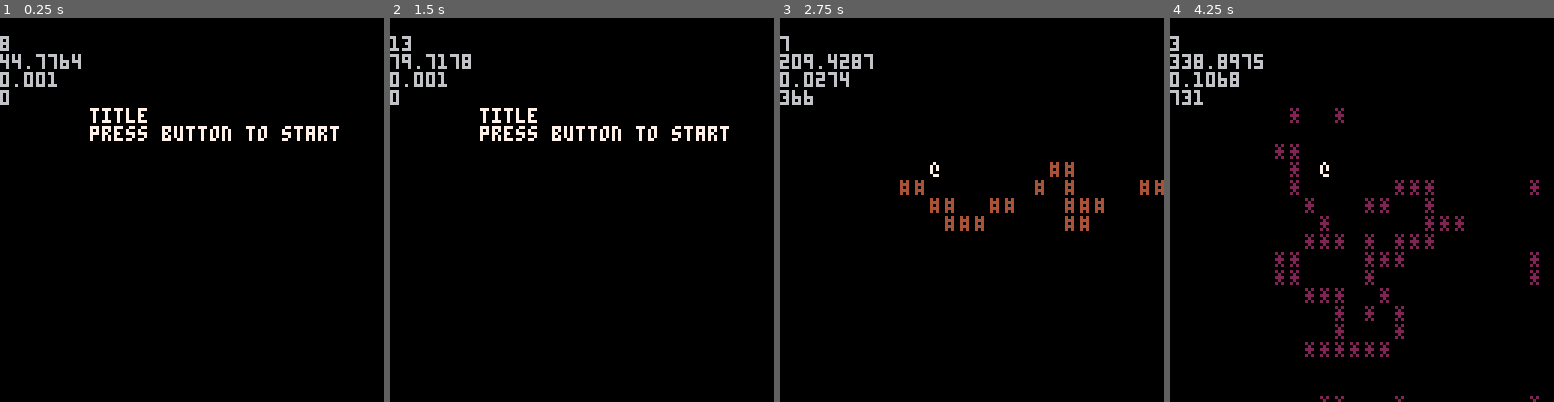
Above: before the commit, frames 1-4 (left to right).
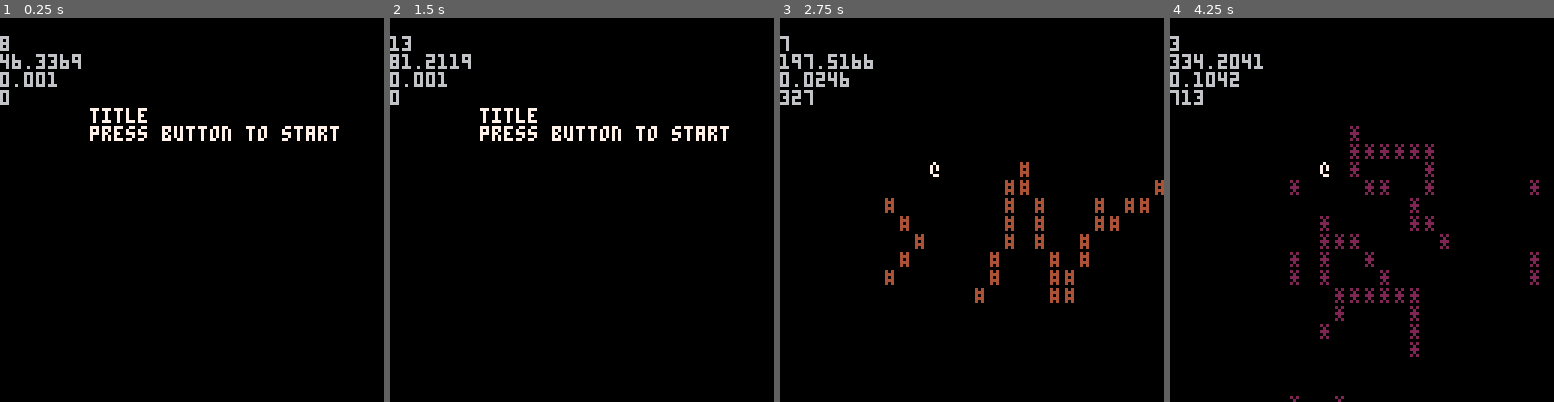
Above: after the commit, the same moments.

Repository: arnodick/castle
Game: PICO-8 cartridge castle.p8
Same seed, same stepped clock (60 frames per second), same inputs: the game is played once before the commit and once after it.
Inputs:
- Up to frame 1 (0.25 s): no input
- Up to frame 2 (1.5 s): tap X (X key) at 0.33, 1.07 s; tap O (Z key) at 0.7 s
- Up to frame 3 (2.75 s): hold Right 1.6-2.1 s; tap O (Z key) at 1.7, 2.1, 2.5 s; tap X (X key) at 1.85 s; hold Up 2.15-2.42 s; hold Right from 2.47 s (still down)
- Up to frame 4 (4.25 s): tap O (Z key) every 0.4 s from 2.9 to 4.1 s; tap X (X key) at 2.97, 4.08 s; release Right at 3.03 s; hold Left 3.08-3.58 s; hold Down 3.63-3.97 s; hold Right from 4.02 s (still down)

The runs differ from the first frame. In frame 1, less than 0.1% of the frame differs, in the area x 3-21%, y 9-14%; in frame 2, 0.2%; in frame 3, 3.6%; in frame 4, 3.7%, in the area x 3-97%, y 9-100%.

Commit message:
consistent rooms

Diff:
--- a/castle.p8
+++ b/castle.p8
@@ -96,7 +96,8 @@
 	end
 	for b=0,s-1 do
 		for a=0,s-1 do
-			loadsector(a,b,flr(rnd(8)),level)
+			--loadsector(a,b,flr(rnd(8)),level)
+			loadsector(a,b,rooms[level][b*4+a],level)
 		end
 	end
 end
@@ -163,6 +164,17 @@
 		add(actortypes,a)
 	end
 
+end
+
+function rooms_i()
+	rooms={}
+	for b=0,3 do
+		rooms[b]={}
+		for a=0,15 do
+			--rooms[b][a]=(a%4)
+			rooms[b][a]=flr(rnd(8))
+		end
+	end
 end
 
 function makeactor(t,ch,x,y,c)
@@ -290,6 +302,7 @@
 	cellw=5 cellh=6
 	cam={}
 	level=0
+	rooms_i()
 
 	state_i(state)
 end
